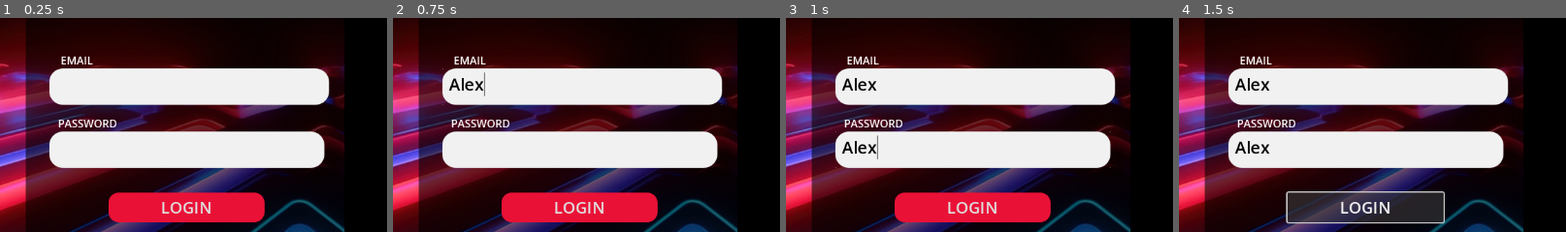
Above: before the commit, frames 1-4 (left to right).
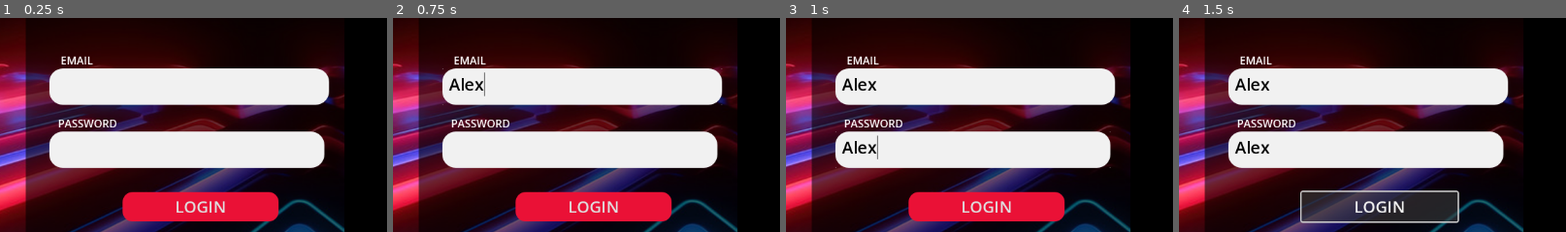
Above: after the commit, the same moments.

Repository: muckfaru/capstone2
Game: Godot game, scene res://scene/login.tscn
Two runs of this game, one before a commit and one after it. Both use one fixed random seed, a clock stepped at 60 frames per second and the inputs below.
Inputs (mouse positions are % of the whole screen's width and height, from its top left):
- Up to frame 1 (0.25 s): no input
- Up to frame 2 (0.75 s): click (36, 34) at 0.52 s; type "Alex" at 0.6 s
- Up to frame 3 (1 s): click (35, 48) at 0.75 s; type "Alex" at 0.83 s
- Up to frame 4 (1.5 s): click "LOGIN" at 1.25 s
The pictures show only the part of the screen within x 11-61%, y 18-68%; the shares and areas given below are measured in that part.

The runs differ from the first frame. In frame 1, 2.1% of the frame differs, in the area x 28-73%, y 80-96%; in frame 2, 2.1%; in frame 3, 2.1%; in frame 4, 2.8%, in the area x 27-73%, y 80-97%.

Commit message:
Update login.tscn

Diff:
--- a/scene/login.tscn
+++ b/scene/login.tscn
@@ -75,10 +75,10 @@
 
 [node name="LoginButton" type="Button" parent="NinePatchRect"]
 layout_mode = 0
-offset_left = 291.0
-offset_top = 383.0
-offset_right = 523.0
-offset_bottom = 427.0
+offset_left = 312.0
+offset_top = 382.0
+offset_right = 544.0
+offset_bottom = 426.0
 theme_override_font_sizes/font_size = 24
 theme_override_styles/normal = SubResource("StyleBoxFlat_xhhai")
 text = "LOGIN
